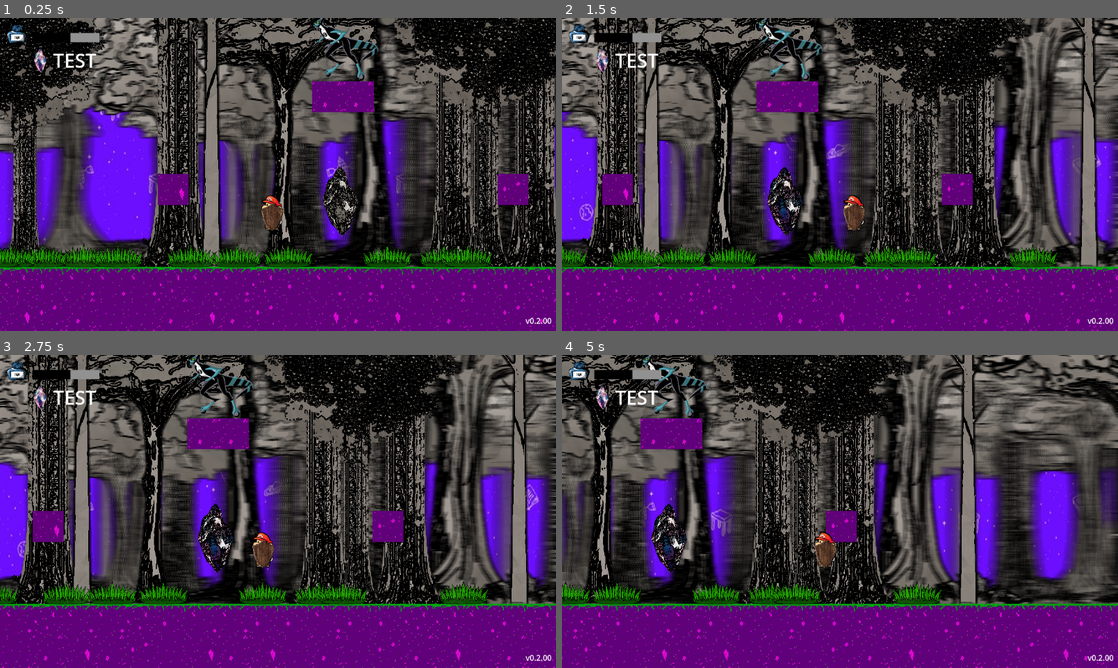
Above: before the commit, frames 1-4 (two rows, left to right).
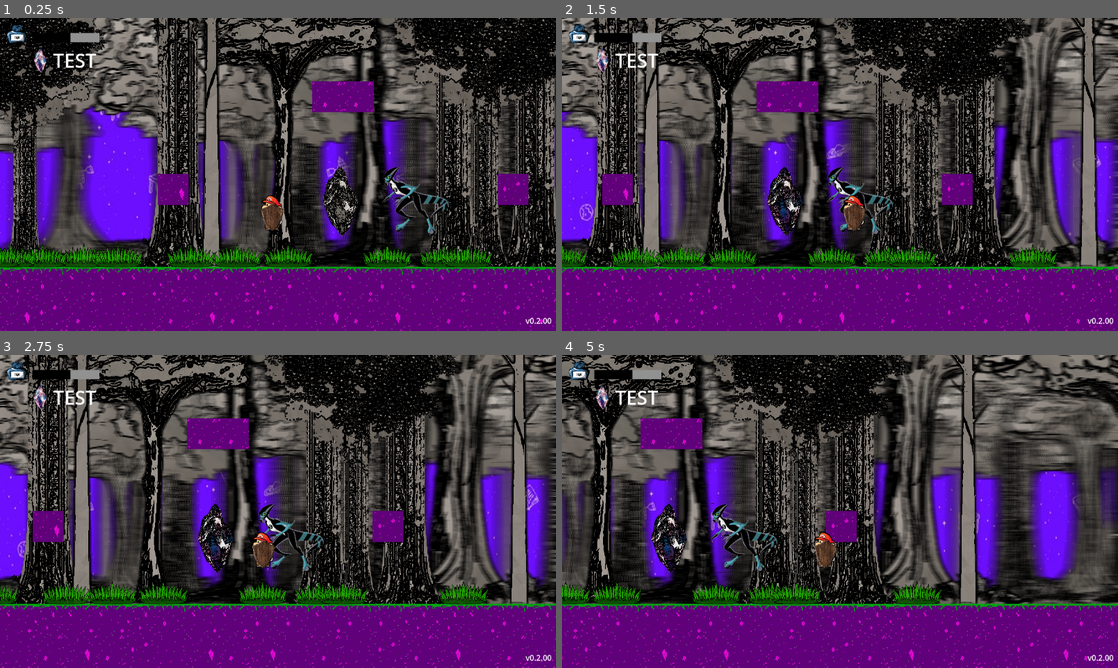
Above: after the commit, the same moments.

Repository: Jontaybr24/ShardsOfEikyo
Game: Godot game, scene res://Scenes/Levels/arena.tscn
Two runs of this game, one before a commit and one after it. Both use one fixed random seed, a clock stepped at 60 frames per second and the inputs below. Sound files missing from this copy of the repository are replaced by a short silence.
Inputs:
- Up to frame 1 (0.25 s): no input
- Up to frame 2 (1.5 s): tap Enter (confirm) at 0.5 s; hold A (attack) 0.53-1.28 s; hold Right (right) from 0.53 s (still down); tap Space (jump) at 0.77 s; tap D (block) at 1.35 s
- Up to frame 3 (2.75 s): tap Space (jump) at 1.52 s; release Right (right) at 2.03 s; hold Left (left) from 2.03 s (still down); hold C (channel_hold) from 2.03 s (still down)
- Up to frame 4 (5 s): release Left (left) at 2.78 s; release C (channel_hold) at 2.78 s; hold Right (right) 2.78-4.28 s; tap Enter (confirm) at 2.85 s; tap Space (jump) at 3.02, 3.77, 4.52 s; hold Shift (dash) 3.53-4.28 s; hold Left (left) from 4.28 s (still down); tap S (heal) at 4.35 s

The runs differ from the first frame. In frame 1, 1.3% of the frame differs, in the area x 56-81%, y 0-70%; in frame 2, 1.2%; in frame 3, 1.3%; in frame 4, 1.3%.
Error in both runs: Invalid access to property or key 'ELEMENTS' on a base object of type 'Nil'. (res://Scripts/naiko.gd:17)

Commit message:
reset enemy combo when hit or idle

Diff:
--- a/Scenes/Levels/arena.tscn
+++ b/Scenes/Levels/arena.tscn
@@ -144,5 +144,6 @@
 position = Vector2(-4, -136)
 
 [node name="Spawn Point" parent="." unique_id=283043255 instance=ExtResource("13_vw7s7")]
-position = Vector2(3, -457)
-spawn_timer = 15
+position = Vector2(149, -136)
+spawn_timer = 5
+spawncount = 10
--- a/Scripts/Enemies/enemy.gd
+++ b/Scripts/Enemies/enemy.gd
@@ -5,7 +5,6 @@
 var attack_range : int
 var attack_damage = 10
 var attack_rate = .4
-var combo = 0
 @export var max_combo = 1
 @onready var attack_box: Area2D = $"Attack Box"
 @onready var state_machine = $"State Machine"
--- a/Scripts/Enemies/entity.gd
+++ b/Scripts/Enemies/entity.gd
@@ -33,6 +33,7 @@
 var kb_timer = 0
 var detection_range = 400
 var action_timer = 0
+var combo = 0
 var vertical_range = {
 	"min": 0,
 	"max": 400
--- a/Scripts/States/Enemy/EnemyIdle.gd
+++ b/Scripts/States/Enemy/EnemyIdle.gd
@@ -9,6 +9,7 @@
 	super.Enter()
 	if enemy.sprite:
 		enemy.sprite.modulate = Color.WHITE
+	enemy.combo = 0
 
 func Update(delta: float):
 	if wander_time > 0:
--- a/Scripts/States/Enemy/EnemyKnockback.gd
+++ b/Scripts/States/Enemy/EnemyKnockback.gd
@@ -4,6 +4,8 @@
 @export var kb_time = .5
 
 func Enter():
+	if enemy.combo:
+		enemy.combo = 0
 	if enemy.kb_timer < 0:
 		enemy.kb_timer = kb_time
 
